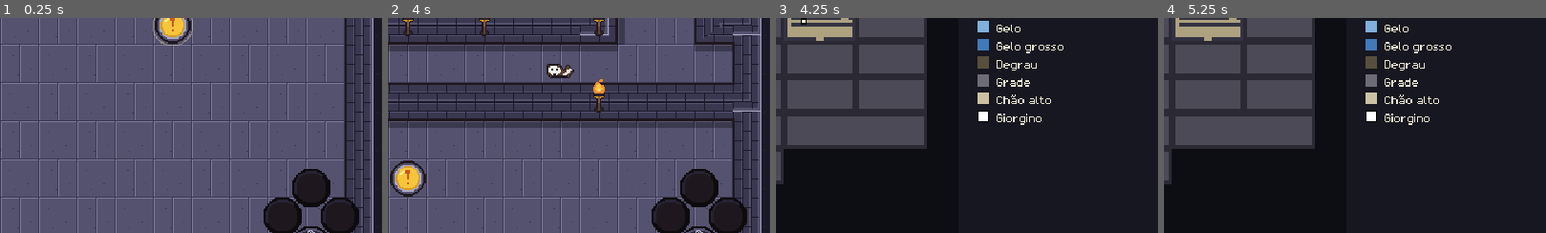
Above: before the commit, frames 1-4 (left to right).
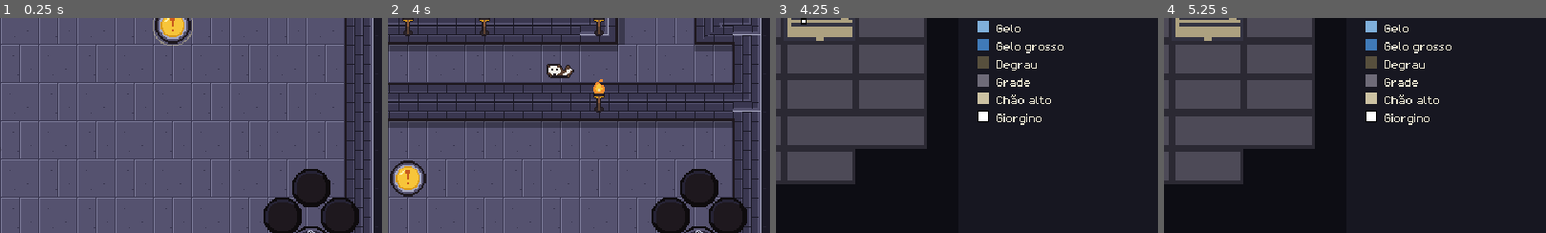
Above: after the commit, the same moments.

Repository: marcelozorza/Alttp2
Game: Godot game, scene res://tools/lab_play.tscn
Two runs of this game, one before a commit and one after it. Both use one fixed random seed, a clock stepped at 60 frames per second and the inputs below. This scene is started directly instead of the project's main scene.
Inputs (mouse positions are % of the whole screen's width and height, from its top left):
- Up to frame 1 (0.25 s): no input
- Up to frame 2 (4 s): tap Enter (ui_accept) at 0.5 s; move the mouse to (72, 45) at 0.52 s; hold D (move_right) 0.53-1.25 s; hold J (attack) 0.53-1.25 s; click (72, 45) at 0.67 s; tap Space (jump) at 0.77, 3.77 s; drag from (30, 55) to (88, 33) at 1.27 s; move the mouse to (60, 28) at 2.02 s; hold D (move_right) 2.03-2.75 s; hold Shift (lock_facing) 2.03-2.75 s; tap J (attack) at 2.3 s; drag from (45, 70) to (20, 35) at 2.77 s; move the mouse to (80, 65) at 3.52 s; hold A (move_left) from 3.53 s (still down); hold J (attack) from 3.53 s (still down); tap K (use_fire) at 3.6 s
- Up to frame 3 (4.25 s): keep holding A (move_left); keep holding J (attack); tap M (map) at 4.15 s
- Up to frame 4 (5.25 s): release A (move_left) at 4.25 s; release J (attack) at 4.25 s; drag from (20, 35) to (53, 78) at 4.27 s; tap Enter (ui_accept) at 5 s; move the mouse to (55, 50) at 5.02 s; hold S (move_down) from 5.03 s (still down); hold J (attack) from 5.03 s (still down); click (55, 50) at 5.17 s
The pictures show only the part of the screen within x 50-100%, y 40-90%; the shares and areas given below are measured in that part.

Frames 1-2 are identical in both runs. In frame 3, 3.1% of the frame differs, in the area x 2-21%, y 60-78%; in frame 4, 3.1%.

Commit message:
Laboratório: carrinho de mina
Sala nova a leste da sala do rebate (45 telas). Encostar no carrinho
embarca, e ele leva pelo trilho por cima do vazio até a outra ponta.
Durante a viagem o personagem vira e golpeia: o cristal ao lado do
trilho só se acerta passando. A pé, o trilho sobre o vazio não segura.
O piloto joga a sala (34 conferências no total).

Co-Authored-By: Claude Fable 5.2 <noreply@anthropic.com>
Claude-Session: https://claude.ai/code/session_016s7NexmeP1fwB3i7n99zrb

Diff:
--- /dev/null
+++ b/lab/cart.gd
@@ -0,0 +1,118 @@
+class_name Cart
+extends Node2D
+## Carrinho de mina do laboratório. Fica parado numa ponta do trilho
+## (lab/cart_track.gd). Quando o personagem encosta nele, embarca: o
+## carrinho o leva até a outra ponta, por cima do vazio, sem parar. Durante a
+## viagem o personagem não anda, mas vira e golpeia com a espada, o que
+## permite acertar um cristal ao passar. Na ponta ele desembarca, e o
+## carrinho só parte de novo depois que ele se afasta e volta. Arte
+## provisória.
+##
+## Liga e desliga com a sala: ao entrar na sala, o carrinho volta ao começo
+## do trilho. A origem fica no centro da casa, na camada dos objetos.
+
+## Velocidade no trilho, em pixels por segundo.
+const SPEED := 160.0
+## Distância do carrinho em que o personagem embarca, em pixels.
+const BOARD_DISTANCE := 14.0
+const BODY_COLOR := Color(0.5, 0.36, 0.22)
+const RIM_COLOR := Color(0.7, 0.7, 0.75)
+
+var track: CartTrack
+
+## Centro de cada casa do trilho, do começo ao fim.
+var _path: Array[Vector2] = []
+## Distância percorrida a partir do começo, em pixels.
+var _traveled := 0.0
+## Sentido da próxima viagem: 1 para o fim, -1 para o começo.
+var _heading := 1.0
+var _riding := false
+## Desligado enquanto o personagem não se afasta depois de desembarcar.
+var _armed := true
+var _active := false
+
+
+func _ready() -> void:
+	# Depois do personagem, para a posição do carrinho valer no quadro.
+	process_physics_priority = 10
+	_build_path.call_deferred()
+
+
+func set_active(active: bool) -> void:
+	_active = active
+	if _riding:
+		_stop_ride()
+	_traveled = 0.0
+	_heading = 1.0
+	_armed = true
+	if not _path.is_empty():
+		global_position = _path[0]
+
+
+func is_riding() -> bool:
+	return _riding
+
+
+func _physics_process(delta: float) -> void:
+	if not _active or _path.size() < 2:
+		return
+	var player := get_tree().get_first_node_in_group("player") as Player
+	if not player:
+		return
+	if _riding:
+		_ride(player, delta)
+		return
+	if player.global_position.distance_to(global_position) > BOARD_DISTANCE:
+		_armed = true
+	elif _armed and not player.is_airborne() and not player.is_dead():
+		_riding = true
+		player.add_to_group(CartTrack.RIDERS)
+		Sfx.play(&"block_drag")
+
+
+func _ride(player: Player, delta: float) -> void:
+	var length := float(_path.size() - 1) * ChapterMap.TILE
+	_traveled = clampf(_traveled + SPEED * delta * _heading, 0.0, length)
+	var at := _traveled / ChapterMap.TILE
+	var index := mini(int(at), _path.size() - 2)
+	global_position = _path[index].lerp(_path[index + 1], at - index)
+	player.global_position = global_position
+	player.velocity = Vector2.ZERO
+	player.slide_direction = Vector2.ZERO
+	if player.is_dead() or _traveled <= 0.0 or _traveled >= length:
+		_stop_ride()
+		_heading = -_heading
+		_armed = false
+		Sfx.play(&"land")
+
+
+func _stop_ride() -> void:
+	_riding = false
+	var player := get_tree().get_first_node_in_group("player") as Player
+	if player:
+		player.remove_from_group(CartTrack.RIDERS)
+
+
+## Segue o trilho a partir da casa do carrinho, de vizinha em vizinha.
+func _build_path() -> void:
+	var cell := Pit.cell_of(global_position)
+	var seen := {}
+	while true:
+		seen[cell] = true
+		_path.append((Vector2(cell) + Vector2(0.5, 0.5)) * ChapterMap.TILE)
+		var found := false
+		for step: Vector2i in ChapterMap.STEPS:
+			if track.has(cell + step) and not seen.has(cell + step):
+				cell += step
+				found = true
+				break
+		if not found:
+			break
+
+
+func _draw() -> void:
+	draw_rect(Rect2(-14.0, -6.0, 28.0, 18.0), DoorArt.OUTLINE_COLOR)
+	draw_rect(Rect2(-12.0, -4.0, 24.0, 14.0), BODY_COLOR)
+	draw_rect(Rect2(-12.0, -4.0, 24.0, 3.0), RIM_COLOR)
+	draw_circle(Vector2(-8.0, 12.0), 3.0, DoorArt.OUTLINE_COLOR)
+	draw_circle(Vector2(8.0, 12.0), 3.0, DoorArt.OUTLINE_COLOR)
--- /dev/null
+++ b/lab/cart_track.gd
@@ -0,0 +1,58 @@
+class_name CartTrack
+extends Node2D
+## Trilhos do carrinho do laboratório (lab/cart.gd). Há dois tipos de casa:
+## o trilho no chão, em que se anda normalmente, e o trilho sobre o vazio,
+## uma ponte só de trilhos. A pé, o trilho sobre o vazio não segura: quem
+## pisa nele cai, perde vida e volta à entrada da sala. Só o carrinho
+## atravessa. Arte provisória.
+##
+## Um só nó cuida de todos os trilhos do capítulo, na camada dos
+## interruptores, acima do chão.
+
+const DAMAGE := 1
+const VOID_COLOR := Color(0.05, 0.04, 0.08)
+const RAIL_COLOR := Color(0.72, 0.72, 0.78)
+const TIE_COLOR := Color(0.45, 0.32, 0.2)
+## Grupo em que o personagem fica enquanto anda de carrinho.
+const RIDERS := &"cart_riders"
+
+## Casas de trilho no chão e sobre o vazio, as chaves de dicionários de
+## Vector2i.
+var rails := {}
+var trestles := {}
+
+
+func has(cell: Vector2i) -> bool:
+	return rails.has(cell) or trestles.has(cell)
+
+
+func _physics_process(_delta: float) -> void:
+	var player := get_tree().get_first_node_in_group("player") as Player
+	var chapter := get_tree().get_first_node_in_group("chapter") as Chapter
+	if not player or not chapter or player.is_dead():
+		return
+	if player.is_airborne() or player.is_in_group(RIDERS):
+		return
+	if trestles.has(Pit.cell_of(player.global_position)):
+		player.fall_into_pit(chapter.room_entry_point, DAMAGE)
+
+
+func _draw() -> void:
+	var tile := float(ChapterMap.TILE)
+	for cell: Vector2i in trestles:
+		draw_rect(Rect2(Vector2(cell) * tile, Vector2(tile, tile)), VOID_COLOR)
+	for cell: Vector2i in rails.keys() + trestles.keys():
+		var center := (Vector2(cell) + Vector2(0.5, 0.5)) * tile
+		for step: Vector2i in ChapterMap.STEPS:
+			if not has(cell + step):
+				continue
+			var along := Vector2(step) * tile / 2.0
+			var across := Vector2(step.y, step.x) * 7.0
+			draw_line(
+				center + along / 2.0 - across * 1.4,
+				center + along / 2.0 + across * 1.4,
+				TIE_COLOR,
+				4.0
+			)
+			draw_line(center - across, center + along - across, RAIL_COLOR, 2.0)
+			draw_line(center + across, center + along + across, RAIL_COLOR, 2.0)
--- a/lab/lab_builder.gd
+++ b/lab/lab_builder.gd
@@ -30,6 +30,7 @@
 var _water: WaterField
 var _power: PowerField
 var _frost: FrostField
+var _track: CartTrack
 
 
 func _init(chapter: Chapter, ground: Node2D, objects: Node2D) -> void:
@@ -173,6 +174,17 @@
 		&"block_maker":
 			var maker := BlockMaker.new()
 			_stand(maker, center)
+		&"rail":
+			_track_field().rails[cell] = true
+		&"trestle":
+			_track_field().trestles[cell] = true
+		&"cart":
+			_track_field().rails[cell] = true
+			var cart := Cart.new()
+			cart.track = _track_field()
+			cart.position = center
+			_objects.add_child(cart)
+			_chapter.rooms.register(cart, cell)
 
 
 func _ice_field() -> IceField:
@@ -180,6 +192,13 @@
 		_ice = IceField.new()
 		_ground.add_child(_ice)
 	return _ice
+
+
+func _track_field() -> CartTrack:
+	if not _track:
+		_track = CartTrack.new()
+		_ground.add_child(_track)
+	return _track
 
 
 func _frost_field() -> FrostField:
--- a/progression/map_legend.gd
+++ b/progression/map_legend.gd
@@ -102,4 +102,8 @@
 	# Lago que o cristal congela por alguns segundos, e a fonte de blocos.
 	"≋": [&"lake"],
 	"✦": [&"block_maker"],
+	# Carrinho de mina, trilho no chão e trilho sobre o vazio.
+	"◙": [&"cart"],
+	"╫": [&"rail"],
+	"┼": [&"trestle"],
 }
--- a/tools/lab_play.gd
+++ b/tools/lab_play.gd
@@ -10,8 +10,8 @@
 ## Serve para as salas que dependem de tempo ou de distância: a corrida da
 ## placa, o clone, o buraco largo, a fuga do fogo, o corredor sob ataque, o
 ## piso quebradiço, as tochas com tempo, os buracos com vento, o nível de
-## água, o inimigo como peso, a fonte de blocos, o lago congelado e o disparo
-## rebatido. Onde a sala pede uma ferramenta ou
+## água, o inimigo como peso, a fonte de blocos, o lago congelado, o disparo
+## rebatido e o carrinho. Onde a sala pede uma ferramenta ou
 ## a corrida, ele também confere que sem ela não passa.
 ##
 ## As linhas que começam com dois espaços são medidas (folga de tempo, vida
@@ -55,6 +55,7 @@
 	await _play_maker()
 	await _play_lake()
 	await _play_volley()
+	await _play_cart()
 
 
 ## Ponto do mundo de uma casa do miolo da sala, contada a partir do canto da
@@ -470,3 +471,51 @@
 	)
 	var inside := await _follow(screen, [Vector2(15, 3), Vector2(15, 1)])
 	_expect("rebater: a porta aberta leva ao baú", inside)
+
+
+func _play_cart() -> void:
+	var screen := Vector2i(5, 6)
+	await _enter(screen, 0, 3)
+	var health := _player.health
+	var cart: Cart = _in_screen(screen, Cart)[0]
+	var crystal: Crystal = _in_screen(screen, Crystal)[0]
+	await _follow(screen, [Vector2(3, 3)])
+	_expect("carrinho: encostar nele embarca", cart.is_riding())
+	# Vira para cima e golpeia ao passar pelo cristal.
+	Input.action_press("move_up")
+	var swung := false
+	for _i: int in 600:
+		if not cart.is_riding():
+			break
+		var gap := crystal.global_position.x - _player.global_position.x
+		if not swung and gap < 12.0:
+			swung = true
+			Input.action_press("attack")
+		await _frames(1)
+	Input.action_release("attack")
+	Input.action_release("move_up")
+	_expect(
+		"carrinho: leva por cima do vazio até a outra ponta",
+		_cell_in(screen).x >= 14 and _player.health == health
+	)
+	_expect(
+		"carrinho: o golpe em movimento acerta o cristal",
+		_all_open(screen, ChapterMap.Block.BARRIER)
+	)
+	var inside := await _follow(screen, [Vector2(16, 4), Vector2(14.5, 4), Vector2(14.5, 6)])
+	_expect("carrinho: a barreira aberta dá passagem", inside)
+	await _follow(screen, [Vector2(14.5, 4), Vector2(16, 4), Vector2(16, 3), Vector2(14, 3)])
+	for _i: int in 600:
+		await _frames(1)
+		if not cart.is_riding():
+			break
+	_expect("carrinho: a volta traz ao começo", _cell_in(screen).x <= 3)
+	await _follow(screen, [Vector2(1, 3)])
+	await _frames(REST)
+	_health_mark = 0
+	await _walk_to(_spot(screen, Vector2(5, 4)))
+	await _walk_to(_spot(screen, Vector2(5, 3)))
+	Input.action_press("move_right")
+	await _frames(40)
+	_release_all()
+	_expect("carrinho: a pé, o trilho sobre o vazio não segura", _player.health == health - 1)
--- a/world/lab/lab_data.gd
+++ b/world/lab/lab_data.gd
@@ -8,7 +8,7 @@
 ## A legenda dos objetos novos está em progression/map_legend.gd, e o código
 ## deles em lab/.
 ##
-## São 44 telas de 20 por 10 casas numa grade de 7 por 7. O personagem chega
+## São 45 telas de 20 por 10 casas numa grade de 7 por 7. O personagem chega
 ## só com a espada e acha as ferramentas e as melhorias nas alas.
 ##
 ## Salas, pela tela do canto:
@@ -52,6 +52,7 @@
 ## - (2, 6) Lago congelado
 ## - (3, 6) Fonte de blocos
 ## - (4, 6) Rebater o disparo
+## - (5, 6) Carrinho
 
 # gdlint: disable=max-line-length
 const MAP := [
@@ -115,16 +116,16 @@
 	"#........o.........##......▣......?....##..................##..................##.▶..........╲.....##..........ll..#...←←←←..#...ll........#",
 	"#........o.........##..................##..................##..................##..................##..................←←←←..#.............#",
 	"#####################################################################..#####################################################################",
-	"                                        #############################..#############################",
-	"                                        #...#≋≋≋≋≋≋≋≋≋.....##...o..........o...##..............#Z.##",
-	"                                        #...#≋≋≋≋≋≋≋≋≋.....##...o..........o...##..............#..##",
-	"                                        #...#≋≋≋≋≋≋≋≋≋.!...##...o....✦.....o...##..............#66##",
-	"                                        #...#≋≋≋≋≋≋≋≋≋..........o..........o.......................#",
-	"                                        #.Y.#≋≋≋≋≋≋≋≋≋..........o..........o.......................#",
-	"                                        #....≋#≋≋≋≋≋≋≋..?..##...o.....?....o...##..?...............#",
-	"                                        #...##≋≋≋≋≋≋≋≋.....##...o..........o...##.........}........#",
-	"                                        #!..#≋≋≋≋≋≋≋≋≋.....##...o..........o...##..................#",
-	"                                        ############################################################",
+	"                                        #############################..#################################################",
+	"                                        #...#≋≋≋≋≋≋≋≋≋.....##...o..........o...##..............#Z.###......nnnnnnn.....#",
+	"                                        #...#≋≋≋≋≋≋≋≋≋.....##...o..........o...##..............#..###......nnnnnnn.....#",
+	"                                        #...#≋≋≋≋≋≋≋≋≋.!...##...o....✦.....o...##..............#66###......##!####.....#",
+	"                                        #...#≋≋≋≋≋≋≋≋≋..........o..........o............................◙╫╫┼┼┼┼┼┼┼╫╫...#",
+	"                                        #.Y.#≋≋≋≋≋≋≋≋≋..........o..........o...............................nnnnnnn.....#",
+	"                                        #....≋#≋≋≋≋≋≋≋..?..##...o.....?....o...##..?...............##..?...nnnnnnn#ff###",
+	"                                        #...##≋≋≋≋≋≋≋≋.....##...o..........o...##.........}........##......nnnnnnn#.?.##",
+	"                                        #!..#≋≋≋≋≋≋≋≋≋.....##...o..........o...##..................##......nnnnnnn#...##",
+	"                                        ################################################################################",
 ]
 
 ## Telas que formam uma sala maior, em unidades de tela.
@@ -252,6 +253,9 @@
 	"Fonte de blocos: um golpe de espada cria um bloco ao sul dela. Quando ele afunda num buraco, ela cria outro.",
 	Vector2i(83, 66):
 	"Rebata o disparo com a espada. De volta à torreta, ele a desliga e abre a porta rosa.",
+	Vector2i(103, 66):
+	"Carrinho: encoste nele para andar no trilho. A pé, o trilho sobre o vazio não segura. Acerte o cristal ao passar.",
+	Vector2i(116, 67): "Você acertou o cristal em movimento.",
 }
 
 ## Levas de inimigos de cada arena, pela tela: um inimigo por letra.
Not shown, changed: docs/design.md
